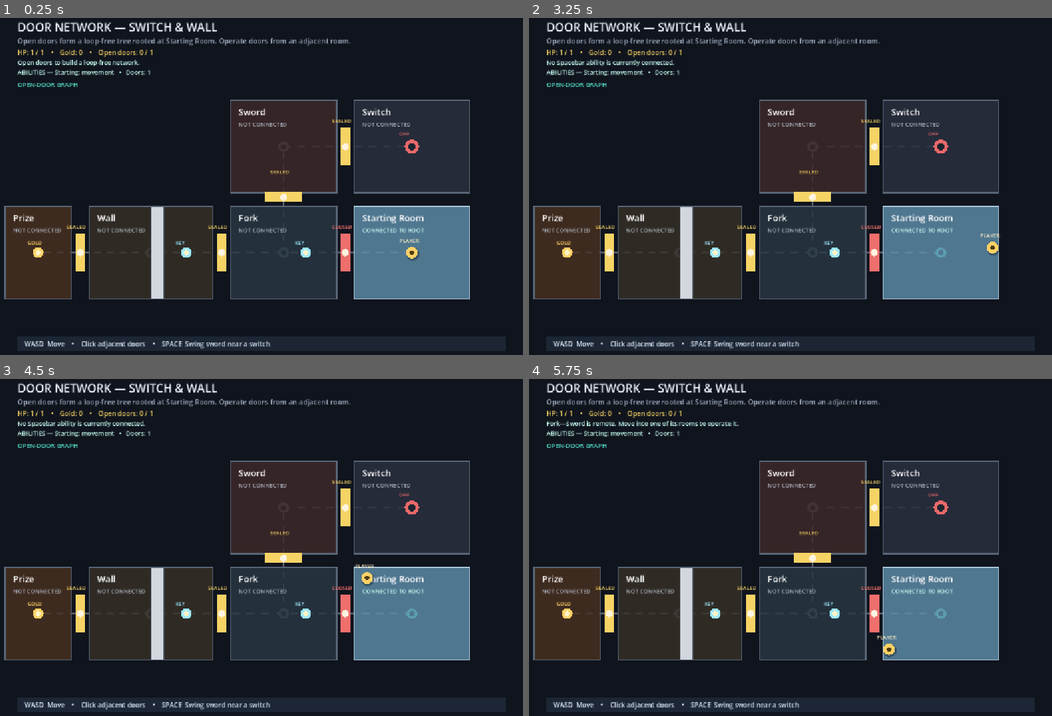
Above: before the commit, frames 1-4 (two rows, left to right).
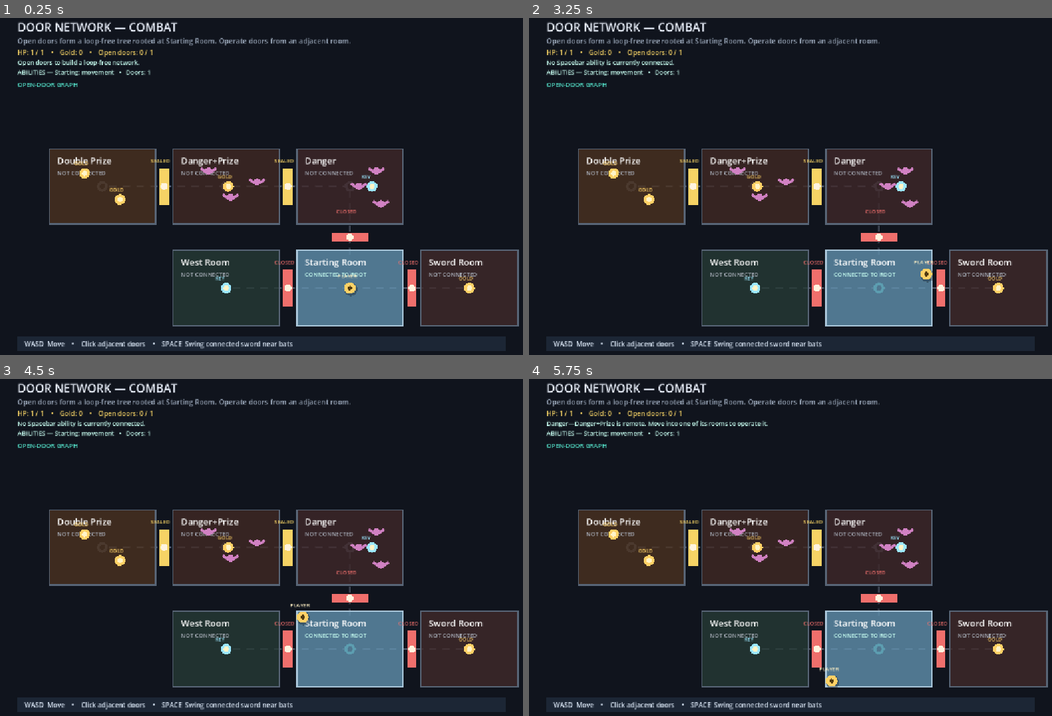
Above: after the commit, the same moments.

Repository: Gammapod/TreeMockup
Game: Godot game, scene res://Dungeon.tscn
The game is run twice, just before and just after one commit, with the same random seed, the same clock (stepped at 60 frames per second) and the same inputs.
Inputs (mouse positions are in pixels of both pictures, inside the frame that each line leads up to):
- Up to frame 1 (0.25 s): no input
- Up to frame 2 (3.25 s): tap Enter at 0.5, 2.75 s; move the mouse to (905, 166) at 0.52 s; hold D 0.53-1.28 s; tap Space at 0.6, 0.77, 1.07, 1.35, 1.52, 1.82, 2, 2.1, 2.85, 3.02 s; click (905, 166) at 0.67 s; move the mouse to (685, 203) at 1.27 s; hold S 1.28-2.03 s; move the mouse to (842, 105) at 2.02 s; hold D 2.03-2.78 s; move the mouse to (764, 253) at 2.77 s; hold W from 2.78 s (still down); click (764, 253) at 2.92 s
- Up to frame 3 (4.5 s): tap Space at 3.32, 3.6, 3.77, 4.07, 4.35 s; move the mouse to (418, 598) at 3.52 s; release W at 3.53 s; hold A from 3.53 s (still down); move the mouse to (104, 493) at 4.27 s
- Up to frame 4 (5.75 s): tap Space at 4.52, 4.82, 5, 5.1 s; move the mouse to (816, 544) at 5.02 s; release A at 5.03 s; hold S from 5.03 s (still down); click (816, 544) at 5.17 s

The runs differ from the first frame. In frame 1, 42% of the frame differs, in the area x 0-100%, y 1-98%; in frame 2, 42%; in frame 3, 42%; in frame 4, 43%.

Commit message:
combat scenario

Diff:
--- a/Dungeon.gd
+++ b/Dungeon.gd
@@ -3,25 +3,33 @@
 const PLAYER_RADIUS: float = 13.0
 const PLAYER_SPEED: float = 230.0
 const DOOR_HALF_WIDTH: float = 42.0
-const SWITCH_SCENARIO_SCRIPT: Script = preload("res://scenarios/switch_scenario.gd")
+const SWORD_RANGE: float = 80.0
+const COMBAT_SCENARIO_SCRIPT: Script = preload("res://scenarios/combat_scenario.gd")
 const DUNGEON_MODEL_SCRIPT: Script = preload("res://scripts/dungeon_model.gd")
 
 var scenario
 var model
-var player_position: Vector2 = Vector2(940, 555)
+var player_position: Vector2 = Vector2(800, 635)
 var font: Font
 var status_message: String = "Open doors to build a loop-free network."
 var flash_time: float = 0.0
+var sword_swing_time: float = 0.0
 
 func _ready() -> void:
 	font = ThemeDB.fallback_font
-	scenario = SWITCH_SCENARIO_SCRIPT.new().create()
+	scenario = COMBAT_SCENARIO_SCRIPT.new().create()
 	model = DUNGEON_MODEL_SCRIPT.new(scenario)
 	queue_redraw()
 
 func _process(delta: float) -> void:
+	if model.update_enemies(delta, player_position):
+		status_message = "A bat hit you!"
+		queue_redraw()
 	if flash_time > 0.0:
 		flash_time = maxf(0.0, flash_time - delta)
+		queue_redraw()
+	if sword_swing_time > 0.0:
+		sword_swing_time = maxf(0.0, sword_swing_time - delta)
 		queue_redraw()
 	var direction: Vector2 = Vector2(
 		float(Input.is_key_pressed(KEY_D)) - float(Input.is_key_pressed(KEY_A)),
@@ -34,6 +42,7 @@
 func _input(event: InputEvent) -> void:
 	if event is InputEventKey and event.keycode == KEY_SPACE and event.pressed and not event.echo:
 		if model.capabilities.has_action("sword"):
+			sword_swing_time = 0.18
 			status_message = _use_sword()
 		elif model.capabilities.has_action("blue_flash"):
 			flash_time = 0.22
@@ -85,6 +94,9 @@
 	return next
 
 func _use_sword() -> String:
+	var defeated: int = model.try_attack_near(player_position, SWORD_RANGE)
+	if defeated > 0:
+		return "Defeated %d bat%s!" % [defeated, "s" if defeated != 1 else ""]
 	for switch_definition in scenario.switches.values():
 		if switch_definition.room_id == model.player_room and player_position.distance_to(switch_definition.position) < 80.0:
 			var result: String = model.try_toggle_switch(switch_definition.id)
@@ -139,6 +151,8 @@
 		_draw_collectable(collectable)
 	for switch_definition in scenario.switches.values():
 		_draw_switch(switch_definition)
+	for enemy_definition in scenario.enemies.values():
+		_draw_enemy(enemy_definition)
 	_draw_player()
 	_draw_help()
 
@@ -212,6 +226,10 @@
 	draw_string(font, door.position + Vector2(-31, -DOOR_HALF_WIDTH - 12), label, HORIZONTAL_ALIGNMENT_LEFT, -1, 12, door_color)
 
 func _draw_player() -> void:
+	if sword_swing_time > 0.0:
+		var pulse_alpha: float = sword_swing_time / 0.18
+		draw_circle(player_position, SWORD_RANGE, Color(1.0, 0.84, 0.36, 0.14 * pulse_alpha))
+		draw_arc(player_position, SWORD_RANGE, 0.0, TAU, 32, Color(1.0, 0.9, 0.52, 0.9 * pulse_alpha), 2.5, true)
 	draw_circle(player_position + Vector2(2, 3), PLAYER_RADIUS + 2, Color(0, 0, 0, 0.28))
 	var player_color: Color = Color("43b9ff") if flash_time > 0.0 else Color("ffd166")
 	if flash_time > 0.0:
@@ -235,9 +253,18 @@
 	draw_circle(switch_definition.position, 8, Color("1a2431"))
 	draw_string(font, switch_definition.position + Vector2(-29, -25), "ON" if active else "OFF", HORIZONTAL_ALIGNMENT_LEFT, -1, 12, switch_color)
 
+func _draw_enemy(enemy_definition) -> void:
+	var state = model.enemy_state(enemy_definition.id)
+	if not state.alive:
+		return
+	var bat_color: Color = Color("d181c3")
+	draw_circle(state.position, 8, bat_color)
+	draw_line(state.position + Vector2(-17, -6), state.position + Vector2(-5, 3), bat_color, 5, true)
+	draw_line(state.position + Vector2(5, 3), state.position + Vector2(17, -6), bat_color, 5, true)
+
 func _draw_help() -> void:
 	draw_rect(Rect2(48, 744, 1104, 34), Color("1c2635"), true)
-	draw_string(font, Vector2(64, 767), "WASD  Move    •    Click adjacent doors    •    SPACE  Swing sword near a switch", HORIZONTAL_ALIGNMENT_LEFT, -1, 15, Color("d9e5f4"))
+	draw_string(font, Vector2(64, 767), "WASD  Move    •    Click adjacent doors    •    SPACE  Swing connected sword near bats", HORIZONTAL_ALIGNMENT_LEFT, -1, 15, Color("d9e5f4"))
 
 func _ability_summary() -> String:
 	var abilities: Array[String] = ["Starting: movement", "Doors: %d" % model.capabilities.max_open_doors]
--- /dev/null
+++ b/scenarios/combat_scenario.gd
@@ -0,0 +1,43 @@
+class_name CombatScenario
+extends RefCounted
+
+const ROOM_DEFINITION_SCRIPT: Script = preload("res://scripts/room_definition.gd")
+const DOOR_DEFINITION_SCRIPT: Script = preload("res://scripts/door_definition.gd")
+const RULE_CONFIG_SCRIPT: Script = preload("res://scripts/rule_config.gd")
+const SCENARIO_DEFINITION_SCRIPT: Script = preload("res://scripts/scenario_definition.gd")
+const COLLECTABLE_DEFINITION_SCRIPT: Script = preload("res://scripts/collectable_definition.gd")
+const ENEMY_DEFINITION_SCRIPT: Script = preload("res://scripts/enemy_definition.gd")
+
+func create():
+	var rooms: Dictionary = {
+		"Double Prize": ROOM_DEFINITION_SCRIPT.new("Double Prize", Rect2(120, 320, 240, 170), Color("a06b46")),
+		"Danger+Prize": ROOM_DEFINITION_SCRIPT.new("Danger+Prize", Rect2(400, 320, 240, 170), Color("8a594e")),
+		"Danger": ROOM_DEFINITION_SCRIPT.new("Danger", Rect2(680, 320, 240, 170), Color("87555a")),
+		"West Room": ROOM_DEFINITION_SCRIPT.new("West Room", Rect2(400, 550, 240, 170), Color("527d73")),
+		"Starting Room": ROOM_DEFINITION_SCRIPT.new("Starting Room", Rect2(680, 550, 240, 170), Color("3f7799")),
+		"Sword Room": ROOM_DEFINITION_SCRIPT.new("Sword Room", Rect2(960, 550, 220, 170), Color("8b5b5b"), 1.0, 0, ["sword"]),
+	}
+	var doors: Dictionary = {
+		"Danger+Prize—Double": DOOR_DEFINITION_SCRIPT.new("Danger+Prize—Double", "Danger+Prize", "Double Prize", Vector2(380, 405)),
+		"Danger—Danger+Prize": DOOR_DEFINITION_SCRIPT.new("Danger—Danger+Prize", "Danger", "Danger+Prize", Vector2(660, 405)),
+		"Start—Danger": DOOR_DEFINITION_SCRIPT.new("Start—Danger", "Starting Room", "Danger", Vector2(800, 520)),
+		"Start—West": DOOR_DEFINITION_SCRIPT.new("Start—West", "Starting Room", "West Room", Vector2(660, 635)),
+		"Start—Sword": DOOR_DEFINITION_SCRIPT.new("Start—Sword", "Starting Room", "Sword Room", Vector2(940, 635)),
+	}
+	var collectables: Dictionary = {
+		"west_key": COLLECTABLE_DEFINITION_SCRIPT.new("west_key", "West Room", Vector2(520, 635), 1, "key"),
+		"sword_coin": COLLECTABLE_DEFINITION_SCRIPT.new("sword_coin", "Sword Room", Vector2(1070, 635)),
+		"danger_key": COLLECTABLE_DEFINITION_SCRIPT.new("danger_key", "Danger", Vector2(850, 405), 1, "key"),
+		"danger_prize_coin": COLLECTABLE_DEFINITION_SCRIPT.new("danger_prize_coin", "Danger+Prize", Vector2(525, 405)),
+		"double_prize_coin_1": COLLECTABLE_DEFINITION_SCRIPT.new("double_prize_coin_1", "Double Prize", Vector2(200, 375)),
+		"double_prize_coin_2": COLLECTABLE_DEFINITION_SCRIPT.new("double_prize_coin_2", "Double Prize", Vector2(280, 435)),
+	}
+	var enemies: Dictionary = {
+		"danger_bat_1": ENEMY_DEFINITION_SCRIPT.new("danger_bat_1", "Danger", Vector2(820, 405)),
+		"danger_bat_2": ENEMY_DEFINITION_SCRIPT.new("danger_bat_2", "Danger", Vector2(860, 370)),
+		"danger_bat_3": ENEMY_DEFINITION_SCRIPT.new("danger_bat_3", "Danger", Vector2(870, 445)),
+		"danger_prize_bat_1": ENEMY_DEFINITION_SCRIPT.new("danger_prize_bat_1", "Danger+Prize", Vector2(480, 370)),
+		"danger_prize_bat_2": ENEMY_DEFINITION_SCRIPT.new("danger_prize_bat_2", "Danger+Prize", Vector2(530, 430)),
+		"danger_prize_bat_3": ENEMY_DEFINITION_SCRIPT.new("danger_prize_bat_3", "Danger+Prize", Vector2(590, 395)),
+	}
+	return SCENARIO_DEFINITION_SCRIPT.new("Combat", rooms, doors, RULE_CONFIG_SCRIPT.new("Starting Room", 1), collectables, {}, enemies)
--- a/scripts/dungeon_model.gd
+++ b/scripts/dungeon_model.gd
@@ -3,6 +3,7 @@
 
 const CAPABILITIES_SCRIPT: Script = preload("res://scripts/player_capabilities.gd")
 const DOOR_STATE_SCRIPT: Script = preload("res://scripts/door_runtime_state.gd")
+const ENEMY_STATE_SCRIPT: Script = preload("res://scripts/enemy_runtime_state.gd")
 
 var scenario
 var player_room: String
@@ -14,6 +15,8 @@
 var collected_ids: Dictionary = {}
 var permanent_door_capacity_bonus: int = 0
 var switch_states: Dictionary = {}
+var enemy_states: Dictionary = {}
+var damage_cooldown: float = 0.0
 
 func _init(p_scenario) -> void:
 	scenario = p_scenario
@@ -23,6 +26,8 @@
 		door_states[door.id] = DOOR_STATE_SCRIPT.new()
 	for switch_definition in scenario.switches.values():
 		switch_states[switch_definition.id] = switch_definition.initial_state
+	for enemy_definition in scenario.enemies.values():
+		enemy_states[enemy_definition.id] = ENEMY_STATE_SCRIPT.new(enemy_definition.home_position)
 	_recalculate()
 
 func is_room_reachable(room_id: String) -> bool:
@@ -54,7 +59,9 @@
 	var destination: String = door.other_room(player_room)
 	if not state.open or destination == "":
 		return false
+	var departed_room: String = player_room
 	player_room = destination
+	_reset_surviving_enemies_in_room(departed_room)
 	_recalculate()
 	return true
 
@@ -92,6 +99,37 @@
 			if wall.id == wall_id:
 				return is_switch_active(wall.switch_id)
 	return false
+
+func is_enemy_alive(enemy_id: String) -> bool:
+	return enemy_states[enemy_id].alive
+
+func enemy_state(enemy_id: String):
+	return enemy_states[enemy_id]
+
+func try_attack_near(player_position: Vector2, range: float) -> int:
+	if not capabilities.has_action("sword"):
+		return 0
+	var defeated: int = 0
+	for enemy_definition in scenario.enemies.values():
+		var state = enemy_state(enemy_definition.id)
+		if state.alive and enemy_definition.room_id == player_room and state.position.distance_to(player_position) <= range:
+			state.alive = false
+			defeated += 1
+	return defeated
+
+func update_enemies(delta: float, player_position: Vector2) -> bool:
+	damage_cooldown = maxf(0.0, damage_cooldown - delta)
+	var damaged_player: bool = false
+	for enemy_definition in scenario.enemies.values():
+		var state = enemy_state(enemy_definition.id)
+		if not state.alive or enemy_definition.room_id != player_room:
+			continue
+		state.position = state.position.move_toward(player_position, enemy_definition.speed * delta)
+		if damage_cooldown <= 0.0 and state.position.distance_to(player_position) < 24.0:
+			current_hp = maxi(0, current_hp - 1)
+			damage_cooldown = 0.6
+			damaged_player = true
+	return damaged_player
 
 func _recalculate() -> void:
 	reachable_rooms = _calculate_reachable_rooms()
@@ -112,6 +150,7 @@
 		var state = door_state(door.id)
 		state.propped = state.open and scenario.rules.prop_player_path and _would_disconnect_player(door)
 		state.sealed_reason = "" if state.open else _seal_reason(door, open_count)
+	_respawn_defeated_enemies_in_disconnected_rooms()
 
 func _derive_capabilities():
 	var result = CAPABILITIES_SCRIPT.new()
@@ -188,3 +227,16 @@
 				visited[neighbor] = true
 				frontier.append(neighbor)
 	return not visited.has(player_room)
+
+func _reset_surviving_enemies_in_room(room_id: String) -> void:
+	for enemy_definition in scenario.enemies.values():
+		var state = enemy_state(enemy_definition.id)
+		if enemy_definition.room_id == room_id and state.alive:
+			state.position = enemy_definition.home_position
+
+func _respawn_defeated_enemies_in_disconnected_rooms() -> void:
+	for enemy_definition in scenario.enemies.values():
+		var state = enemy_state(enemy_definition.id)
+		if not state.alive and not reachable_rooms.has(enemy_definition.room_id):
+			state.alive = true
+			state.position = enemy_definition.home_position
--- /dev/null
+++ b/scripts/enemy_definition.gd
@@ -0,0 +1,13 @@
+class_name EnemyDefinition
+extends RefCounted
+
+var id: String
+var room_id: String
+var home_position: Vector2
+var speed: float
+
+func _init(p_id: String, p_room_id: String, p_home_position: Vector2, p_speed: float = 115.0) -> void:
+	id = p_id
+	room_id = p_room_id
+	home_position = p_home_position
+	speed = p_speed
--- /dev/null
+++ b/scripts/enemy_runtime_state.gd
@@ -0,0 +1,8 @@
+class_name EnemyRuntimeState
+extends RefCounted
+
+var alive: bool = true
+var position: Vector2
+
+func _init(home_position: Vector2) -> void:
+	position = home_position
--- a/scripts/scenario_definition.gd
+++ b/scripts/scenario_definition.gd
@@ -7,11 +7,13 @@
 var rules
 var collectables: Dictionary
 var switches: Dictionary
+var enemies: Dictionary
 
-func _init(p_name: String, p_rooms: Dictionary, p_doors: Dictionary, p_rules, p_collectables: Dictionary = {}, p_switches: Dictionary = {}) -> void:
+func _init(p_name: String, p_rooms: Dictionary, p_doors: Dictionary, p_rules, p_collectables: Dictionary = {}, p_switches: Dictionary = {}, p_enemies: Dictionary = {}) -> void:
 	name = p_name
 	rooms = p_rooms
 	doors = p_doors
 	rules = p_rules
 	collectables = p_collectables
 	switches = p_switches
+	enemies = p_enemies
--- a/tests/run_tests.gd
+++ b/tests/run_tests.gd
@@ -4,6 +4,7 @@
 const DUNGEON_MODEL_SCRIPT: Script = preload("res://scripts/dungeon_model.gd")
 const WATER_FLIPPERS_SCENARIO_SCRIPT: Script = preload("res://scenarios/water_flippers_scenario.gd")
 const SWITCH_SCENARIO_SCRIPT: Script = preload("res://scenarios/switch_scenario.gd")
+const COMBAT_SCENARIO_SCRIPT: Script = preload("res://scenarios/combat_scenario.gd")
 
 var failures: Array[String] = []
 
@@ -14,6 +15,7 @@
 	_test_propped_path_and_branch_collapse()
 	_test_health_flippers_and_gold()
 	_test_switch_wall_and_key_progression()
+	_test_combat_enemy_rules()
 	if failures.is_empty():
 		print("All dungeon model tests passed.")
 		quit(0)
@@ -32,6 +34,10 @@
 
 func _switch_model():
 	var scenario_factory = SWITCH_SCENARIO_SCRIPT.new()
+	return DUNGEON_MODEL_SCRIPT.new(scenario_factory.create())
+
+func _combat_model():
+	var scenario_factory = COMBAT_SCENARIO_SCRIPT.new()
 	return DUNGEON_MODEL_SCRIPT.new(scenario_factory.create())
 
 func _test_initial_root_and_capabilities() -> void:
@@ -110,6 +116,24 @@
 	_expect(model.is_switch_active("switch_1"), "Switch stays active")
 	_expect(model.is_wall_passable("wall_1"), "Associated wall becomes passable")
 
+func _test_combat_enemy_rules() -> void:
+	var model = _combat_model()
+	_expect_equal(model.try_toggle_door("Start—West"), "opened", "West key branch opens")
+	_expect_equal(model.try_traverse_door("Start—West"), true, "Player enters West Room")
+	_expect_equal(model.try_collect("west_key"), true, "West key is collected")
+	_expect_equal(model.capabilities.max_open_doors, 2, "West key raises permanent capacity")
+	_expect_equal(model.try_traverse_door("Start—West"), true, "Player returns to Starting Room")
+	_expect_equal(model.try_toggle_door("Start—West"), "closed", "West branch closes")
+	_expect_equal(model.try_toggle_door("Start—Sword"), "opened", "Sword branch opens")
+	_expect_equal(model.try_toggle_door("Start—Danger"), "opened", "Danger branch opens alongside Sword")
+	_expect_equal(model.try_traverse_door("Start—Danger"), true, "Player enters Danger")
+	_expect(model.capabilities.has_action("sword"), "Sword remains active from the connected branch")
+	_expect_equal(model.try_attack_near(Vector2(820, 405), 100.0), 3, "Sword defeats all nearby bats in one hit")
+	_expect(not model.is_enemy_alive("danger_bat_1"), "Defeated bat remains defeated while connected")
+	_expect_equal(model.try_traverse_door("Start—Danger"), true, "Player returns to Starting Room")
+	_expect_equal(model.try_toggle_door("Start—Danger"), "closed", "Danger branch closes")
+	_expect(model.is_enemy_alive("danger_bat_1"), "Defeated bat respawns when its room disconnects")
+
 func _expect(condition: bool, description: String) -> void:
 	if not condition:
 		failures.append("FAILED: %s" % description)
Not shown, added: scenarios/combat_scenario.gd.uid
Not shown, added: scripts/enemy_definition.gd.uid
Not shown, added: scripts/enemy_runtime_state.gd.uid
